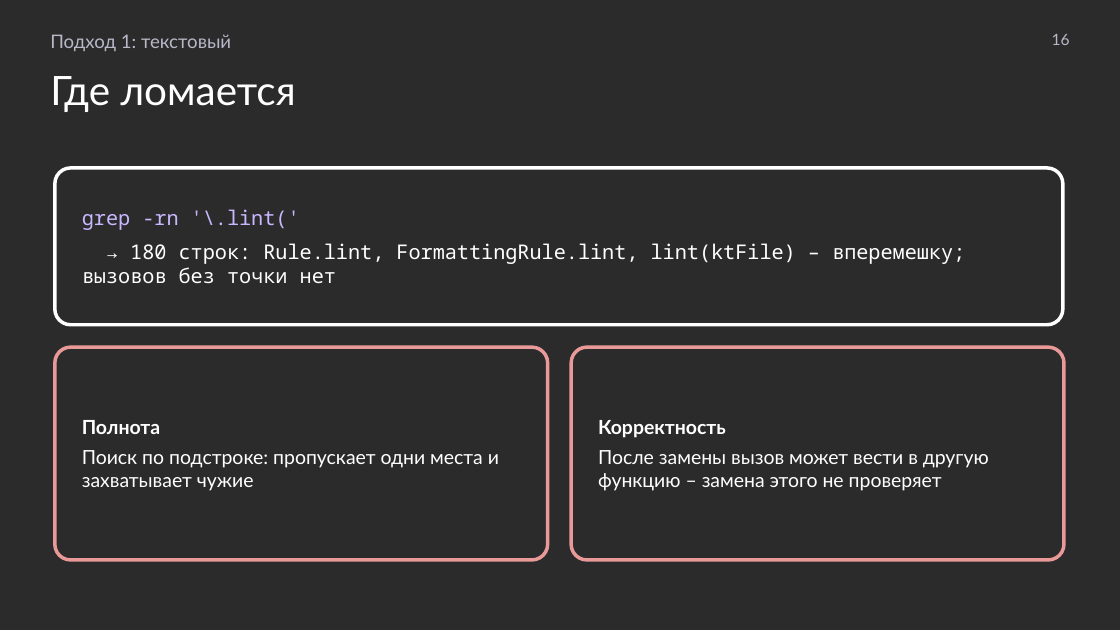
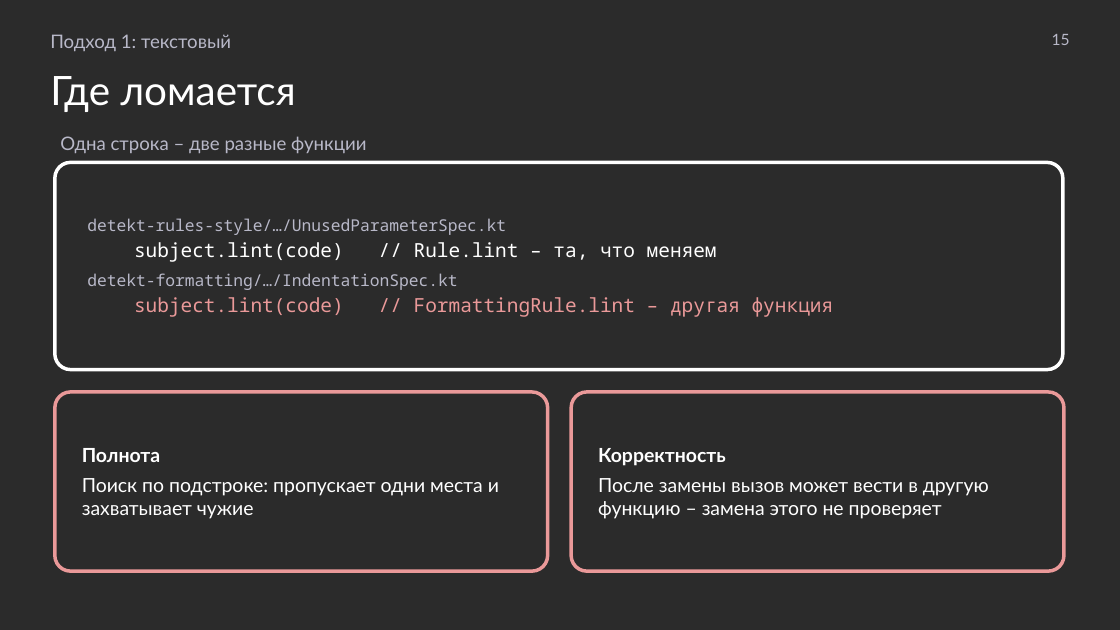
Before and after one commit to MchKosticyn/ide-refactoring-in-ai-agents, a slide deck: slide 15 of Доклад_ Рефакторинг в ИИ-агентах.pptx (slide 16 before the commit). Drawn at 1120x630 pixels with LibreOffice and Linux fonts; fonts in the diff are those of the drawing; background and template pictures are left out; a plain dark background stands for a picture behind light text. Boxes give left, top, right and bottom in pixels: in the first picture for what was removed or moved away, otherwise in the second. Text is boxed around its words. In the diff, an @@ line names an element or a change of style, - is before the commit and + after.

Commit message:
'Where it breaks' with same-name twin example (dot-less slide removed); bias chapter moved after comparison table; 'What to choose' slide

```diff
--- a/Доклад_ Рефакторинг в ИИ-агентах.pptx
+++ b/Доклад_ Рефакторинг в ИИ-агентах.pptx
@@ text at <box>1052,34,1070,45</box>: text changed @@
-16
+15
@@ text added at <box>60,136,366,153</box>, 12 pt, text #B8B8C8 @@
+Одна строка – две разные функции
@@ proportions changed in 3 elements at <box>55,392,548,571</box>, <box>571,392,1064,571</box>, <box>55,162,1063,370</box> @@
@@ rounded rectangle "detekt-rules-style/…/UnusedParameterSpec.kt": place and size @@
-rounded rectangle "detekt-rules-style/…/UnusedParameterSpec.kt" at <box>55,168,1063,325</box>
+rounded rectangle "detekt-rules-style/…/UnusedParameterSpec.kt" at <box>55,162,1063,370</box>
@@ text in rounded rectangle at <box>87,218,834,317</box>: text changed; size 13 to 12.5 pt; text colour #FFFFFF to #B8B8C8 @@
-grep -rn '\.lint('
-→ 180 строк: Rule.lint, FormattingRule.lint, lint(ktFile) – вперемешку; вызовов без точки нет
+detekt-rules-style/…/UnusedParameterSpec.kt
+subject.lint(code) // Rule.lint – та, что меняем
+detekt-formatting/…/IndentationSpec.kt
+subject.lint(code) // FormattingRule.lint – другая функция
@@ rounded rectangle "Полнота": place and size @@
-rounded rectangle "Полнота" at <box>55,347,548,560</box>
+rounded rectangle "Полнота" at <box>55,392,548,571</box>
@@ rounded rectangle "Корректность": place and size @@
-rounded rectangle "Корректность" at <box>571,347,1064,560</box>
+rounded rectangle "Корректность" at <box>571,392,1064,571</box>
```
Also in this commit, not shown: 27 other slides changed, 2 slides added, 1 slide removed, 1 other file.
